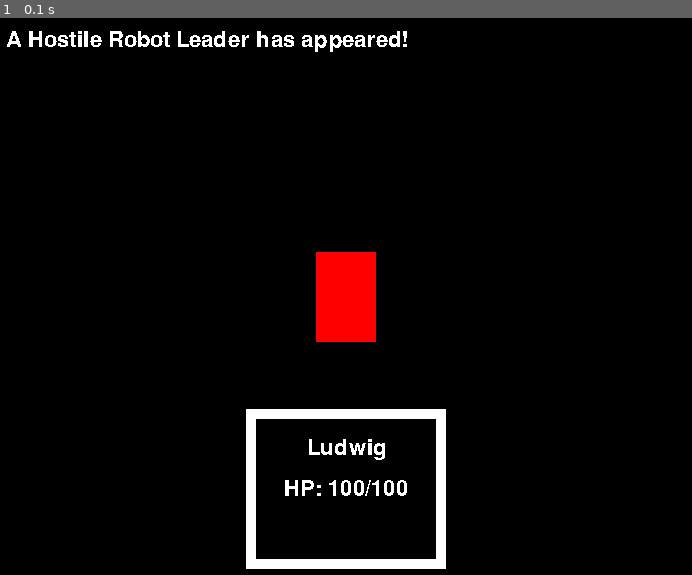
Above: before the commit, frame 1.
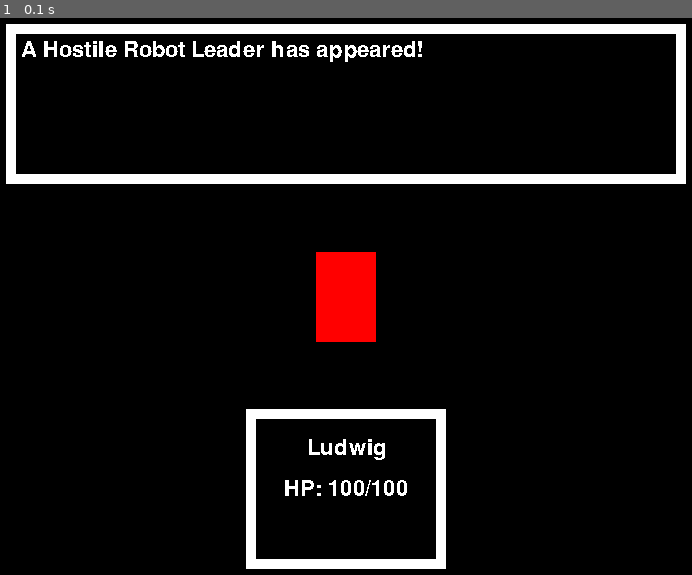
Above: after the commit, the same moment.

Repository: eduardoluis11/final-project-cs50-python
Game: pygame game, started from final-project.py
Same seed, same stepped clock (60 frames per second), same inputs: the game is played once before the commit and once after it.
Inputs:
- Up to frame 1 (0.1 s): no input

The runs differ from the first frame. In frame 1, 5.3% of the frame differs, in the area x 0-100%, y 1-30%.

Commit message:
Created Battle Message's Dialogue Box
I’ve just added the white and black rectangles that will act as the dialogue box for the battle messages. I’ve also fixed the position of the battle message text, so that the battle message can be read properly.

Diff:
--- a/final-project.py
+++ b/final-project.py
@@ -142,7 +142,8 @@
 Since the number of turns really doesn’t matter for my game, I could simply put the default message / string in the
 “battle messages” variable to be “an enemy has appeared!”. I will do that since that message will be rendered only in
 the very first turn, and won’t be shown up ever again (unless the user returns to the “Press Start” screen after
-winning or losing the battle).
+winning or losing the battle). Now, I’ll insert the black box / rectangle inside the white box for the battle messages
+UI.
 """
 
 import pygame
@@ -177,7 +178,7 @@
 
 # Surface for the Battle Messages
 battle_messages_surface = game_font.render(battle_message, False, 'White')
-battle_messages_rectangle = battle_messages_surface.get_rect(topleft=(20, 20))  # Battle messages' rectangle
+battle_messages_rectangle = battle_messages_surface.get_rect(topleft=(35, 30))  # Battle messages' rectangle
 
 # Surface for the Playable Character's name
 playable_characters_name_surface = game_font.render('Ludwig', False, 'White')
@@ -211,6 +212,14 @@
     game_window.blit(enemy_surface, enemy_rectangle)
 
     # Battle Messages' UI.
+
+    # White rectangle. This will act as a border for a black box that will contain the battle messages.
+    # In the last 4 parameters, I will first specify the X and Y coordinates, and then the width and the height.
+    pygame.draw.rect(game_window, 'White', ((20, 15), (680, 160)))
+
+    # Black rectangle. This rectangle needs to be within the white rectangle so that my white text can be read.
+    pygame.draw.rect(game_window, 'Black', ((30, 25), (660, 140)))
+
     # This renders the text for the current battle message
     game_window.blit(battle_messages_surface, battle_messages_rectangle)
 
